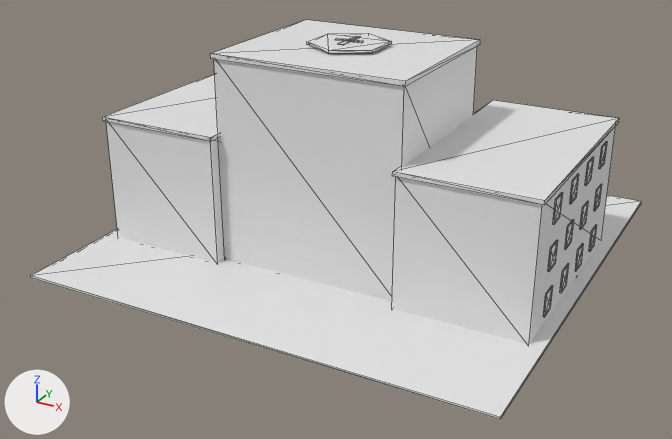
The glTF model assets/models/hospital_low.glb: old version first, new version second.
Before and after are seen from a camera (50 mm lens) standing at (10.21, -20.01, 10.35) and looking at (-0.23, -1.05, 0.86). Arrows for +X, +Y and +Z are at lower left; the lights stay in place. The first picture is the older version. Mesh edges are drawn as thin lines. Where no turn or scale is listed for an object, it has been applied to the vertices. Vertices at exactly the same position are counted once.

Before the edit, the objects in view are built like this:
```python
me_hospital = bpy.data.meshes.new('Hospital')
me_hospital.from_pydata(...)  # 604 vertices, 908 faces; spans x -5.95..5.95, y -5.95..5.95, z 0.0..5.41
me_hospital.materials.append(mat_unit)  # white #e7e7e7
ob_hospital = bpy.data.objects.new('Hospital', me_hospital)
ob_hospital.location = (0.0, 0.0, 0.0)
```
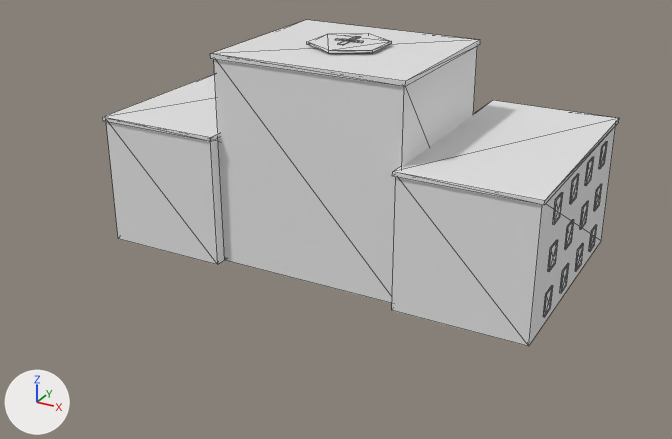
Changed parts and their boxes (x1, y1, x2, y2) in the pictures (672 x 439 px):
'Hospital', reshaped (15% narrower, 18% shorter): before (31, 20, 641, 419); after (103, 20, 619, 346)
part 1 of me_hospital, deleted: before (31, 195, 641, 419)

Patch to the scene script:
```diff
--- a/assets/models/hospital_low.glb.py
+++ b/assets/models/hospital_low.glb.py
@@ me_hospital @@
 # used by ob_hospital; location = (0.0, 0.0, 0.0)
-me_hospital.from_pydata(...)  # 604 vertices, 908 faces; spans x -5.95..5.95, y -5.95..5.95, z 0.0..5.41
+me_hospital.from_pydata(...)  # 596 vertices, 896 faces; spans x -5.65..5.65, y -3.25..3.1, z 0.0..5.41
+# me_hospital part 1: the loose piece of 8 vertices spanning x -5.95..5.95, y -5.95..5.95, z 0.0..0.05 is deleted
 me_hospital.materials.append(mat_unit)
```
